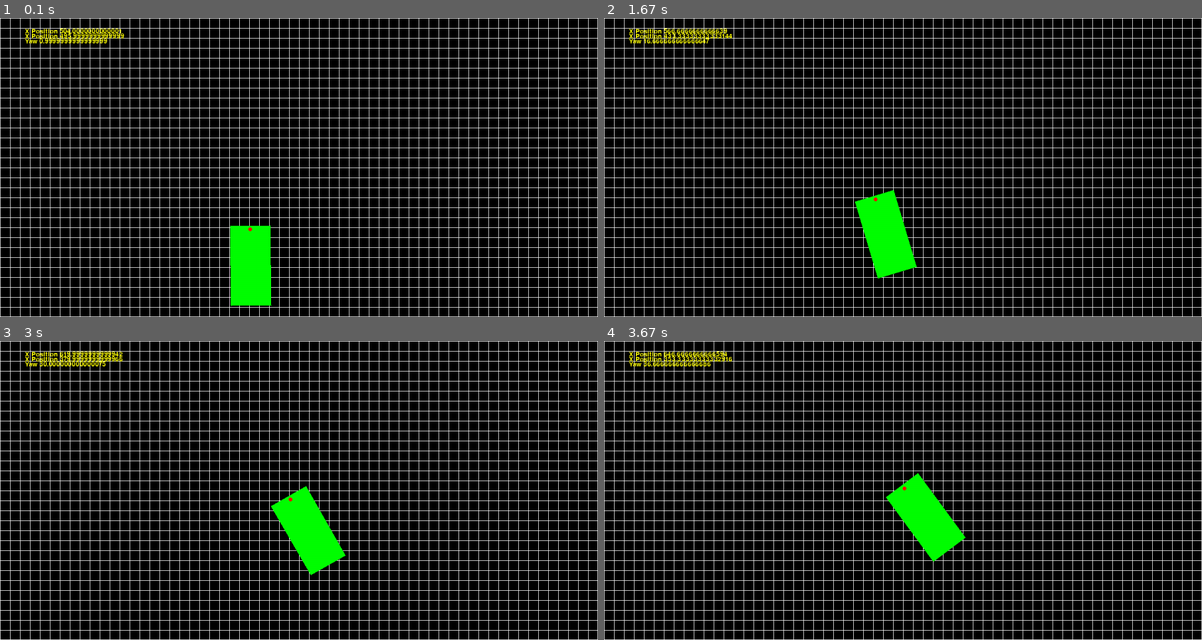
Above: before the commit, frames 1-4 (two rows, left to right).
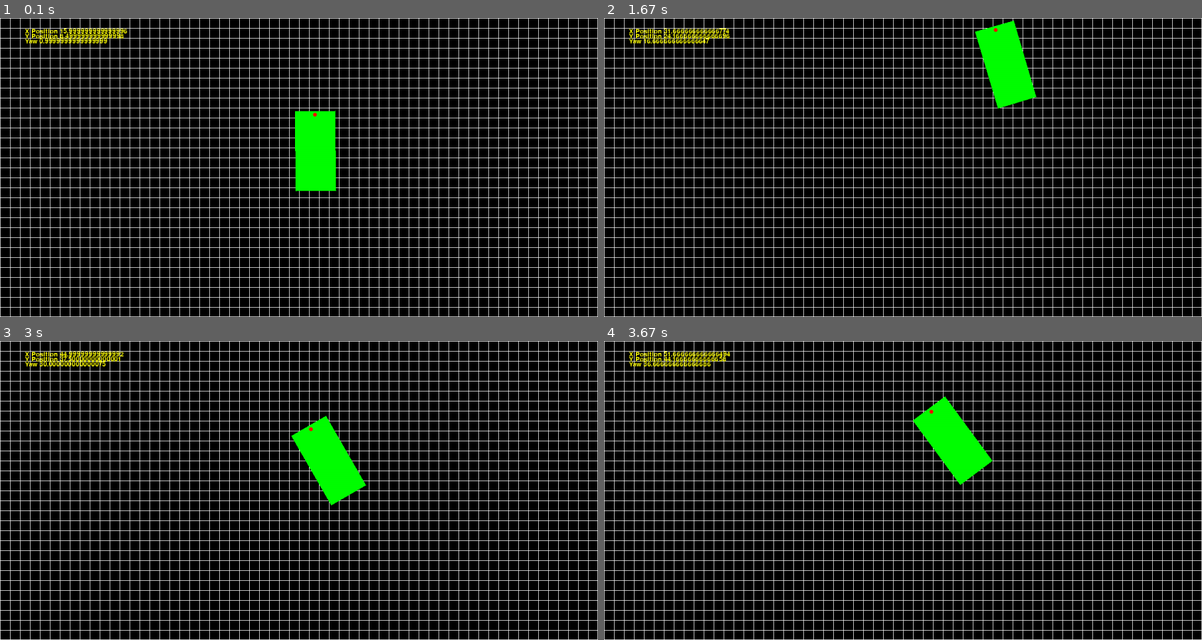
Above: after the commit, the same moments.

Repository: LeonHeTheFirst/robotics
Game: pygame game, started from midterm/robot_sim.py
The game is run twice, just before and just after one commit, with the same random seed, the same clock (stepped at 60 frames per second) and the same inputs.
Inputs:
- Up to frame 1 (0.1 s): no input
- Up to frame 2 (1.67 s): hold Up 0.33-0.8 s; hold Down 0.83-1.3 s; hold Up from 1.33 s (still down)
- Up to frame 3 (3 s): release Up at 1.8 s; hold Down 1.83-2.3 s; hold Up 2.33-2.8 s; hold Down from 2.83 s (still down)
- Up to frame 4 (3.67 s): release Down at 3.3 s; hold Up from 3.33 s (still down)

The runs differ from the first frame. In frame 1, 3.9% of the frame differs, in the area x 4-57%, y 3-97%; in frame 2, 3.9%; in frame 3, 4.0%, in the area x 4-62%, y 3-79%; in frame 4, 3.9%.

Commit message:
adding check for car nearing edge and resetting

Diff:
--- a/midterm/robot_sim.py
+++ b/midterm/robot_sim.py
@@ -18,11 +18,12 @@
 FRAMERATE = 60
 PIX_PER_FOOT = 40
 CAR_LENGTH = 4
-CAR_WIDTH = 2
+CAR_SCREEN_WIDTH = 2
 CAR_HALF_LENGTH = 2
-CAR_HALF_WIDTH = 1
-WIDTH = 30 * PIX_PER_FOOT
-HEIGHT = 15 * PIX_PER_FOOT
+CAR_HALF_SCREEN_WIDTH = 1
+SCREEN_WIDTH = 30 * PIX_PER_FOOT
+SCREEN_HEIGHT = 15 * PIX_PER_FOOT
+SCREEN_BUFFER = 2 * PIX_PER_FOOT
 robot_pos = [0, 0]
 ball_vel = [0, 0]
 paddle1_vel = 0
@@ -32,10 +33,12 @@
 
 class Car():
     def __init__(self, xpos, ypos, yaw=0):
-        # width = 1ft
+        # SCREEN_WIDTH = 1ft
         # length = 2ft
         self.xpos = xpos
         self.ypos = ypos
+        self.xpos_actual = xpos / PIX_PER_FOOT
+        self.ypos_actual = (SCREEN_HEIGHT - ypos) / PIX_PER_FOOT
         self.yaw = yaw
         self.phi_1 = 0
         self.phi_2 = 0
@@ -44,20 +47,20 @@
         self.x_vel = 0 # ft/s
         self.y_vel = 0 # ft/s
         self.r_vel = 0 # deg/s
-        # self.surface = pygame.Surface((width, height))
+        # self.surface = pygame.Surface((SCREEN_WIDTH, SCREEN_HEIGHT))
 
     def corners(self):
         yaw_rad = math.radians(self.yaw)
         cos_yaw = math.cos(yaw_rad)
         sin_yaw = math.sin(yaw_rad)
-        p1_x = self.xpos + (-CAR_HALF_WIDTH * cos_yaw + CAR_HALF_LENGTH * sin_yaw) * PIX_PER_FOOT
-        p2_x = self.xpos + (CAR_HALF_WIDTH * cos_yaw + CAR_HALF_LENGTH * sin_yaw) * PIX_PER_FOOT
-        p3_x = self.xpos + (-CAR_HALF_WIDTH * cos_yaw - CAR_HALF_LENGTH * sin_yaw) * PIX_PER_FOOT
-        p4_x = self.xpos + (CAR_HALF_WIDTH * cos_yaw - CAR_HALF_LENGTH * sin_yaw) * PIX_PER_FOOT
-        p1_y = self.ypos + (CAR_HALF_LENGTH * cos_yaw + CAR_HALF_WIDTH * sin_yaw) * PIX_PER_FOOT
-        p2_y = self.ypos + (CAR_HALF_LENGTH * cos_yaw - CAR_HALF_WIDTH * sin_yaw) * PIX_PER_FOOT
-        p3_y = self.ypos + (-CAR_HALF_LENGTH * cos_yaw + CAR_HALF_WIDTH * sin_yaw) * PIX_PER_FOOT
-        p4_y = self.ypos + (-CAR_HALF_LENGTH * cos_yaw - CAR_HALF_WIDTH * sin_yaw) * PIX_PER_FOOT
+        p1_x = self.xpos + (-CAR_HALF_SCREEN_WIDTH * cos_yaw + CAR_HALF_LENGTH * sin_yaw) * PIX_PER_FOOT
+        p2_x = self.xpos + (CAR_HALF_SCREEN_WIDTH * cos_yaw + CAR_HALF_LENGTH * sin_yaw) * PIX_PER_FOOT
+        p3_x = self.xpos + (-CAR_HALF_SCREEN_WIDTH * cos_yaw - CAR_HALF_LENGTH * sin_yaw) * PIX_PER_FOOT
+        p4_x = self.xpos + (CAR_HALF_SCREEN_WIDTH * cos_yaw - CAR_HALF_LENGTH * sin_yaw) * PIX_PER_FOOT
+        p1_y = self.ypos + (CAR_HALF_LENGTH * cos_yaw + CAR_HALF_SCREEN_WIDTH * sin_yaw) * PIX_PER_FOOT
+        p2_y = self.ypos + (CAR_HALF_LENGTH * cos_yaw - CAR_HALF_SCREEN_WIDTH * sin_yaw) * PIX_PER_FOOT
+        p3_y = self.ypos + (-CAR_HALF_LENGTH * cos_yaw + CAR_HALF_SCREEN_WIDTH * sin_yaw) * PIX_PER_FOOT
+        p4_y = self.ypos + (-CAR_HALF_LENGTH * cos_yaw - CAR_HALF_SCREEN_WIDTH * sin_yaw) * PIX_PER_FOOT
         # print('point 1: ', p1_x, ',', p1_y)
         # print('point 2: ', p2_x, ',', p2_y)
         # print('point 3: ', p3_x, ',', p3_y)
@@ -81,9 +84,18 @@
         self.xpos = xpos
         self.ypos = ypos
 
+    def reset_screen_pos(self):
+        self.set_position(SCREEN_WIDTH/2, SCREEN_HEIGHT/2)
+
     def update(self):
         self.xpos += self.x_vel * PIX_PER_FOOT * (1 / FRAMERATE)
         self.ypos -= self.y_vel * PIX_PER_FOOT * (1 / FRAMERATE)
+        if self.xpos < SCREEN_BUFFER or self.xpos > SCREEN_WIDTH - SCREEN_BUFFER:
+            self.reset_screen_pos()
+        if self.ypos < SCREEN_BUFFER or self.ypos > SCREEN_HEIGHT - SCREEN_BUFFER:
+            self.reset_screen_pos()
+        self.xpos_actual += self.x_vel * (1 / FRAMERATE)
+        self.ypos_actual += self.y_vel * (1 / FRAMERATE)
         self.yaw += self.r_vel * (1 / FRAMERATE)
 
     # def draw(self, canvas):
@@ -109,18 +121,18 @@
     #     rot_sprite.fill(ORANGE)
     #     return rot_sprite
 
-my_car = Car(500, 500)
-my_car.x_vel = 1
-my_car.y_vel = 1
+my_car = Car(SCREEN_WIDTH/2, SCREEN_HEIGHT/2)
+my_car.x_vel = 10
+my_car.y_vel = 10
 my_car.r_vel = 10
 
-window = pygame.display.set_mode((WIDTH, HEIGHT), 0, 32)
+window = pygame.display.set_mode((SCREEN_WIDTH, SCREEN_HEIGHT), 0, 32)
 pygame.display.set_caption('Robotics Simulation')
 
 
 def robot_init(right):
     global robot_pos, ball_vel
-    robot_pos = [WIDTH // 2, HEIGHT // 2]
+    robot_pos = [SCREEN_WIDTH // 2, SCREEN_HEIGHT // 2]
     horz = random.randrange(2, 4)
     vert = random.randrange(1, 3)
 
@@ -136,10 +148,9 @@
     else:
         robot_init(False)
 
-
 def reset():
     global my_car
-    my_car.set_position(WIDTH/2, HEIGHT/2)
+    my_car.set_position(SCREEN_WIDTH/2, SCREEN_HEIGHT/2)
     my_car.yaw = 0
 
 
@@ -152,9 +163,9 @@
     # robot_pos[1] += int(ball_vel[1])
     # 6X6 Grid
     margin = int(0.5 * PIX_PER_FOOT)
-    for column in range(0, WIDTH, margin):
-        for row in range(0, HEIGHT, margin):
-            pygame.draw.rect(canvas, WHITE, [column,row,WIDTH,HEIGHT], 1)
+    for column in range(0, SCREEN_WIDTH, margin):
+        for row in range(0, SCREEN_HEIGHT, margin):
+            pygame.draw.rect(canvas, WHITE, [column,row,SCREEN_WIDTH,SCREEN_HEIGHT], 1)
     # Body of car
     # pygame.draw.rect(canvas, WHITE, (robot_pos, (10,10)), 0)
     pygame.draw.polygon(canvas, GREEN, my_car.corners())
@@ -169,8 +180,8 @@
     # canvas.blit(rot_surface, my_car.position())
 
     myfont1 = pygame.font.SysFont(None, 20)
-    label1 = myfont1.render("X Position " + str(my_car.xpos), 1, (255, 255, 0))
-    label2 = myfont1.render("X Position " + str(my_car.ypos), 1, (255, 255, 0))
+    label1 = myfont1.render("X Position " + str(my_car.xpos_actual), 1, (255, 255, 0))
+    label2 = myfont1.render("Y Position " + str(my_car.ypos_actual), 1, (255, 255, 0))
     label3 = myfont1.render("Yaw " + str(my_car.yaw), 1, (255, 255, 0))
     canvas.blit(label1, (50, 20))
     canvas.blit(label2, (50, 30))
